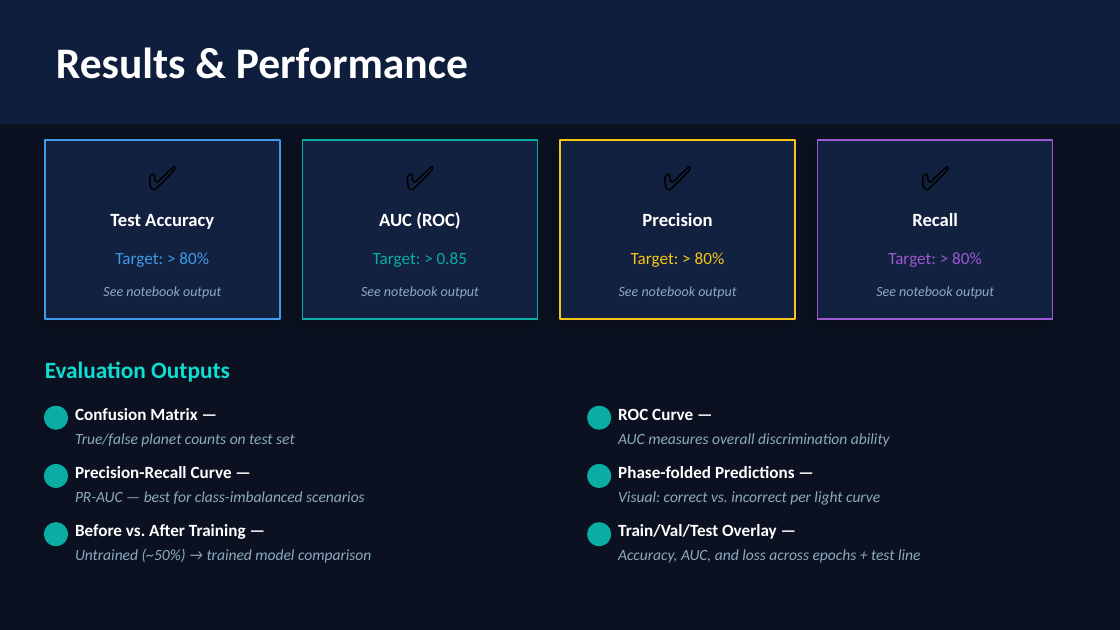
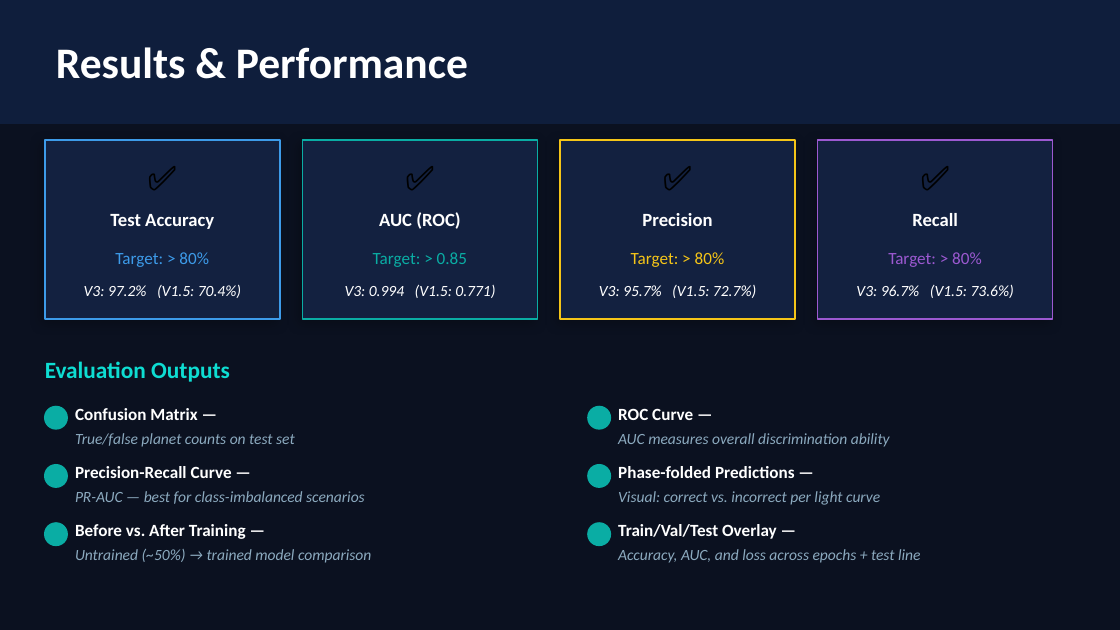
Before and after one commit to med27-coder/cv-project-kepler-exoplanet-detection-inventory, a slide deck: slide 6 of docs/Exoplanet_CV_Portfolio_FM.pptx. Drawn at 1120x630 pixels with LibreOffice and Linux fonts; fonts in the diff are those of the drawing. Boxes give left, top, right and bottom in pixels: in the first picture for what was removed or moved away, otherwise in the second. Text is boxed around its words. In the diff, an @@ line names an element or a change of style, - is before the commit and + after.

```diff
--- a/docs/Exoplanet_CV_Portfolio_FM.pptx
+++ b/docs/Exoplanet_CV_Portfolio_FM.pptx
@@ text at <box>84,285,241,298</box>: text changed; size 9 to 10 pt; text colour #8CAABF to #FFFFFF @@
-See notebook output
+V3: 97.2% (V1.5: 70.4%)
@@ text at <box>345,285,495,298</box>: text changed; size 9 to 10 pt; text colour #8CAABF to #FFFFFF @@
-See notebook output
+V3: 0.994 (V1.5: 0.771)
@@ text at <box>599,285,756,298</box>: text changed; size 9 to 10 pt; text colour #8CAABF to #FFFFFF @@
-See notebook output
+V3: 95.7% (V1.5: 72.7%)
@@ text at <box>856,285,1014,298</box>: text changed; size 9 to 10 pt; text colour #8CAABF to #FFFFFF @@
-See notebook output
+V3: 96.7% (V1.5: 73.6%)
```
Also in this commit, not shown: 3 other slides changed, 4 slides added, 40 other files.
